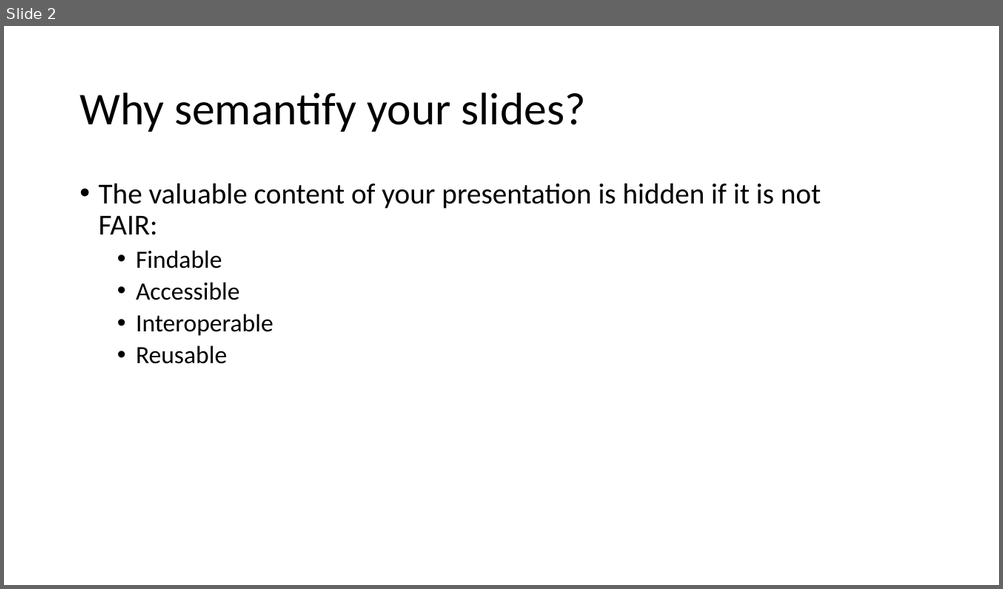
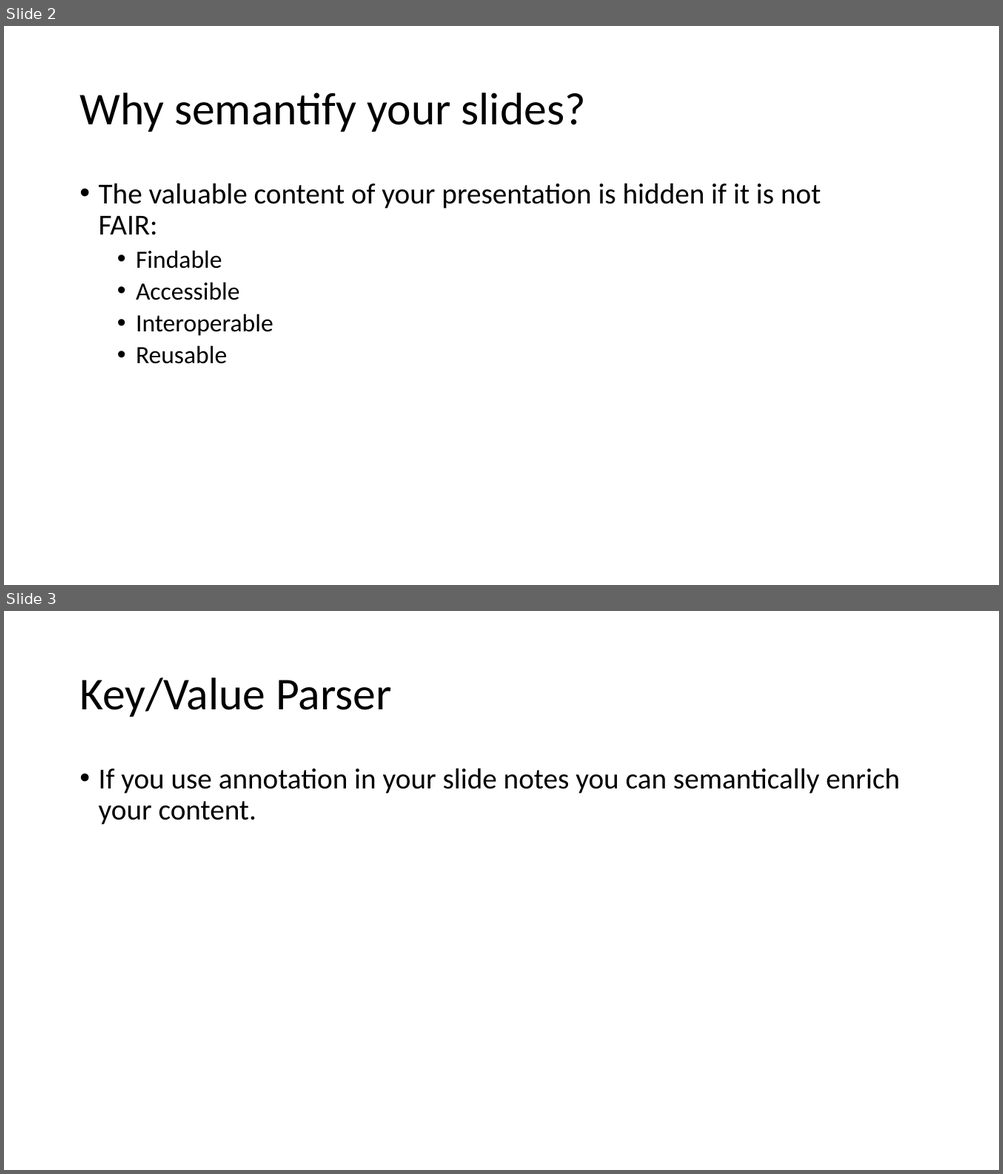
Before and after one commit to WolfgangFahl/pySemanticSlides, a slide deck: examples/semanticslides/SemanticSlides.pptx. Shown one above the other, each under a label of ours: slide 2 before the commit, slides 2 and 3 after it. The pictures are 1003x589 and 1003x1174 pixels, drawn with LibreOffice and Linux fonts; fonts in the diff are those of the drawing. Boxes give left, top, right and bottom in pixels: in the first picture for what was removed or moved away, otherwise in the second. Text is boxed around its words. In the diff, an @@ line names an element or a change of style, - is before the commit and + after.

```diff
--- a/examples/semanticslides/SemanticSlides.pptx
+++ b/examples/semanticslides/SemanticSlides.pptx
@@ slide 3 added at (4,611,999,1170), background #FFFFFF @@
@@ title added at (79,678,392,717), 44 pt, text #000000 @@
+Key/Value Parser
@@ text added at (99,768,899,825), 28 pt, text #000000 @@
+• If you use annotation in your slide notes you can semantically enrich your content.
```
Also in this commit, not shown: 2 other files.
